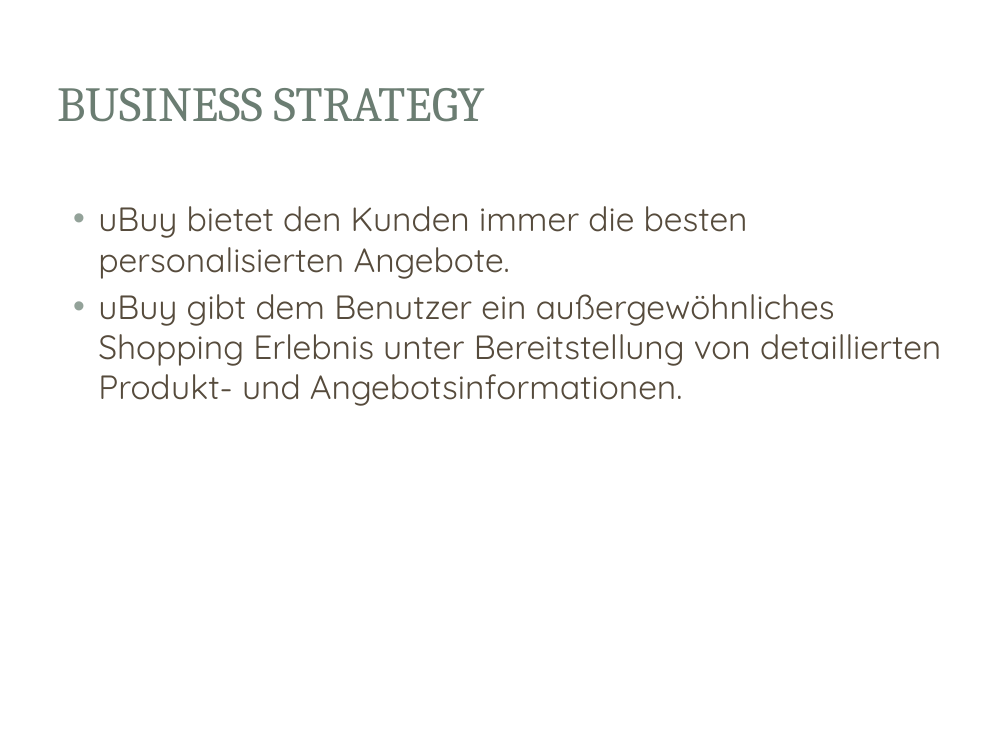
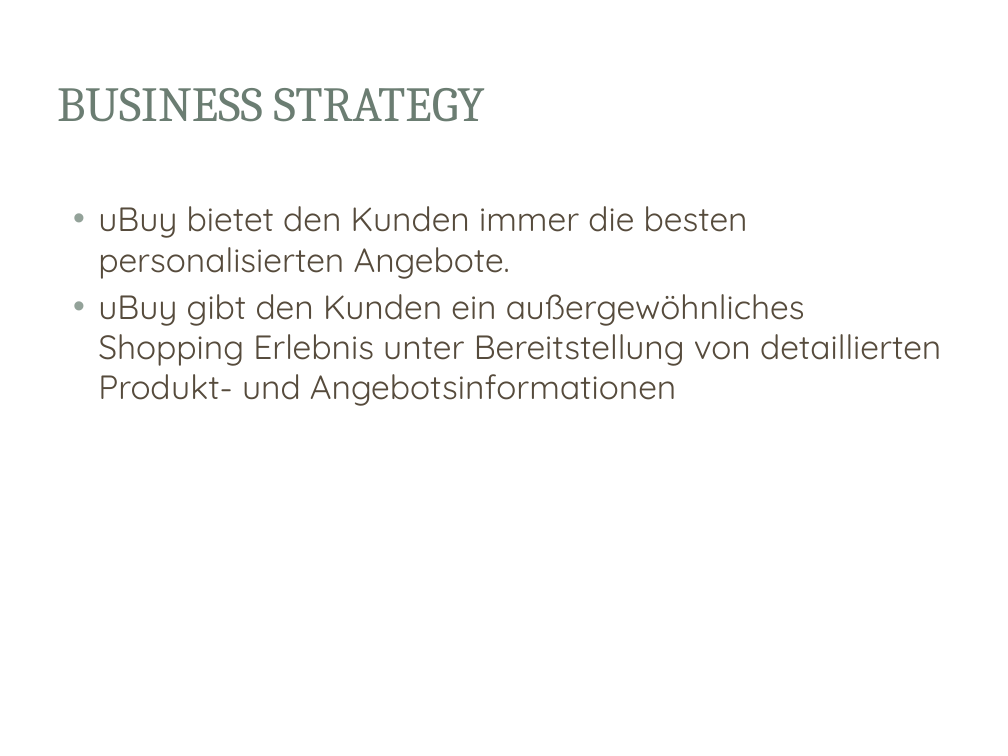
Before and after one commit to lightstalker89/MIT_SAD, a slide deck: slide 3 of 4th_sem/ak_SAD/grill_murrent/Ausgwählte Kapitel SAD.pptx. Drawn at 1008x756 pixels with LibreOffice and Linux fonts; fonts in the diff are those of the drawing; background and template pictures are left out. Boxes give left, top, right and bottom in pixels: in the first picture for what was removed or moved away, otherwise in the second. Text is boxed around its words. In the diff, an @@ line names an element or a change of style, - is before the commit and + after.

```diff
--- a/4th_sem/ak_SAD/grill_murrent/Ausgwählte Kapitel SAD.pptx
+++ b/4th_sem/ak_SAD/grill_murrent/Ausgwählte Kapitel SAD.pptx
@@ text at (98,294,941,406): text changed @@
-• uBuy gibt dem Benutzer ein außergewöhnliches Shopping Erlebnis unter Bereitstellung von detaillierten Produkt- und Angebotsinformationen.
+• uBuy gibt den Kunden ein außergewöhnliches Shopping Erlebnis unter Bereitstellung von detaillierten Produkt- und Angebotsinformationen
```
Also in this commit, not shown: 42 other files.
